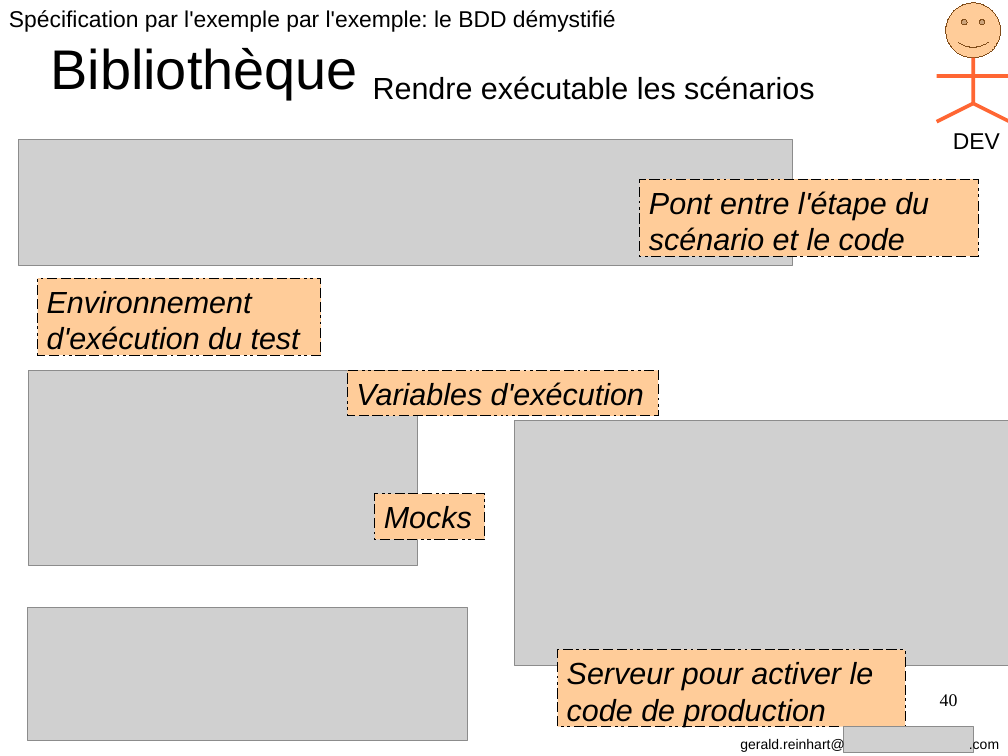
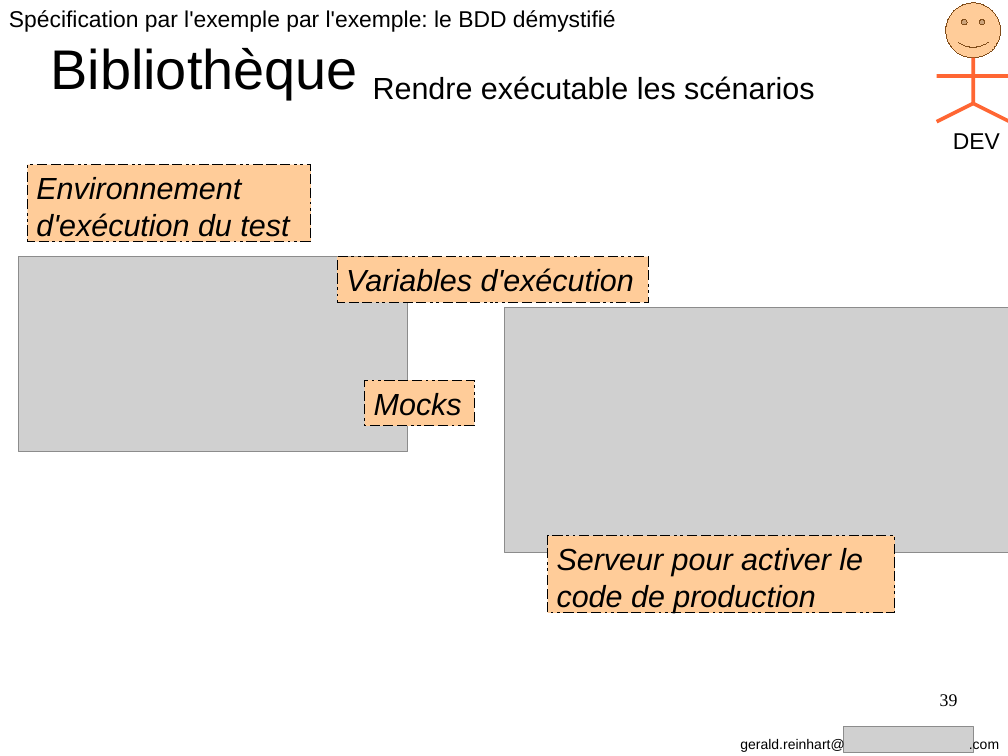
Before and after one commit to GeReinhart/dojo-bdd-library-ws-java, a slide deck: slide 39 of doc/BDD_presentation_agile_grenoble_2016.odp (slide 40 before the commit). Drawn at 1008x756 pixels with LibreOffice and Linux fonts; fonts in the diff are those of the drawing; grey boxes stand for pictures. Boxes give left, top, right and bottom in pixels: in the first picture for what was removed or moved away, otherwise in the second. Text is boxed around its words. In the diff, an @@ line names an element or a change of style, - is before the commit and + after.

```diff
--- a/doc/BDD_presentation_agile_grenoble_2016.odp
+++ b/doc/BDD_presentation_agile_grenoble_2016.odp
@@ picture removed at (18,140,793,265) @@
@@ rectangle removed at (640,179,979,256) @@
-Pont entre l'étape du scénario et le code
@@ 4 rectangles, 2 pictures: place and size @@
-4 rectangles, 2 pictures at (28,278,1008,726)
+4 rectangles, 2 pictures at (18,165,1008,613)
@@ picture removed at (27,607,467,741) @@
@@ page number at (940,694,958,706): text changed @@
-40
+39
```
Also in this commit, not shown: 22 other slides changed, 1 slide added, 8 other files.
